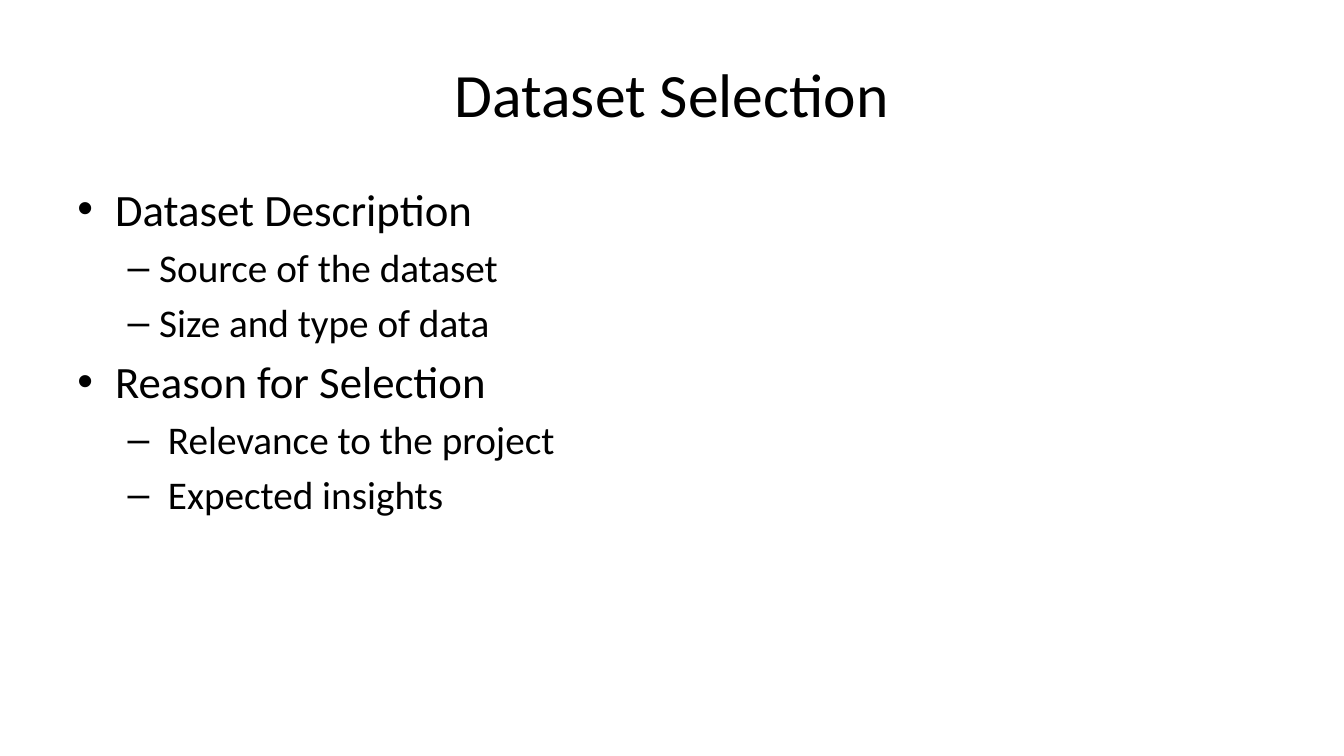
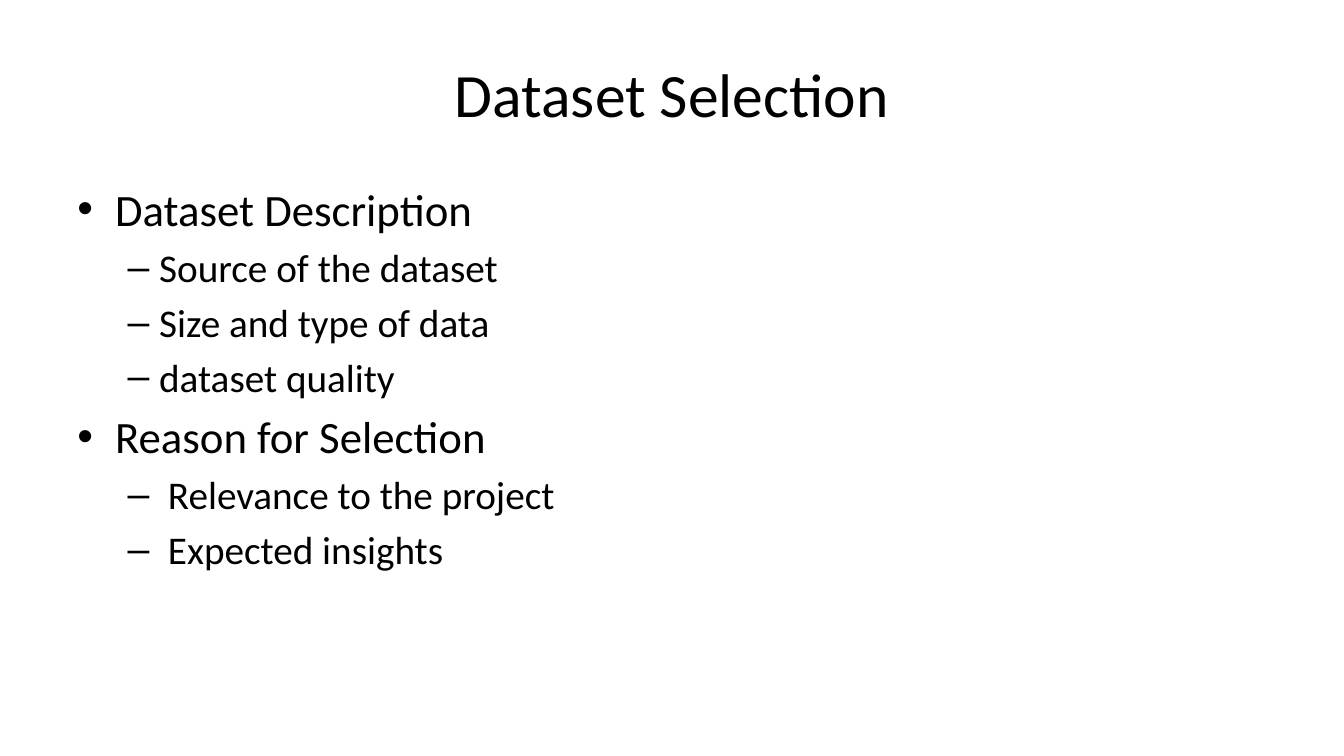
Before and after one commit to motazsaad/Exploratory-Analysis-of-Big-Data, a slide deck: slide 3 of materials/Big_Data_Project_Template.pptx. Drawn at 1344x756 pixels with LibreOffice and Linux fonts; fonts in the diff are those of the drawing. Boxes give left, top, right and bottom in pixels: in the first picture for what was removed or moved away, otherwise in the second. Text is boxed around its words. In the diff, an @@ line names an element or a change of style, - is before the commit and + after.

```diff
--- a/materials/Big_Data_Project_Template.pptx
+++ b/materials/Big_Data_Project_Template.pptx
@@ text at (159, 364, 395, 399): paragraph added @@
+  – dataset quality
```
Also in this commit, not shown: 2 other slides changed, 5 slides added.
